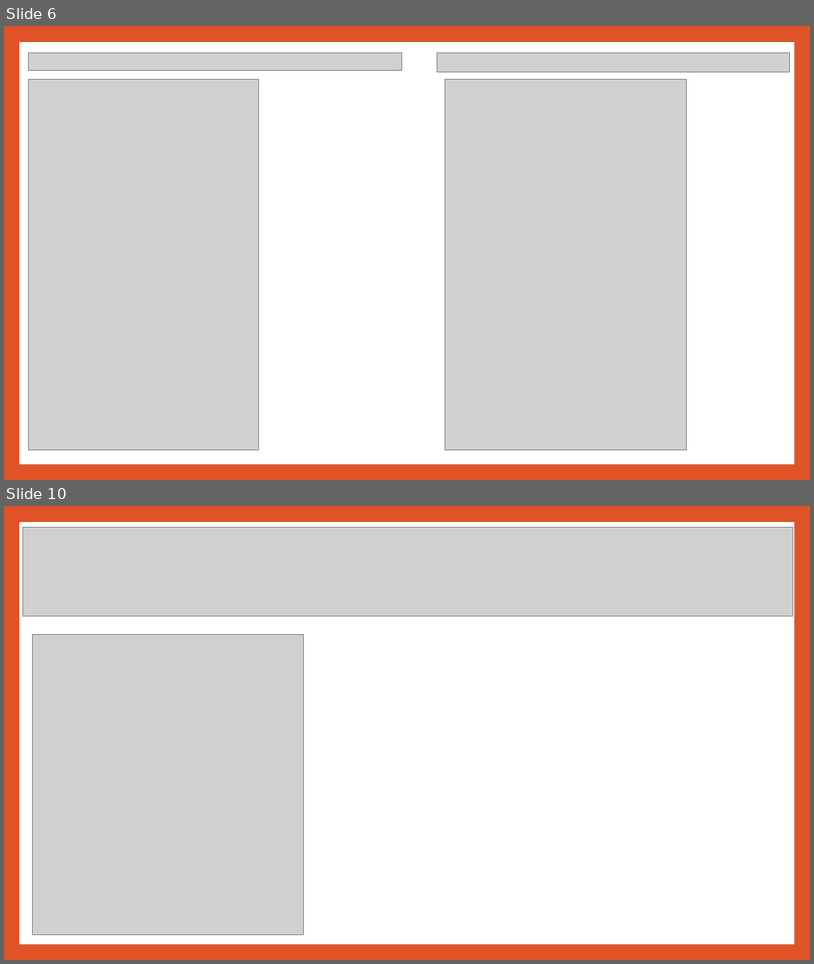
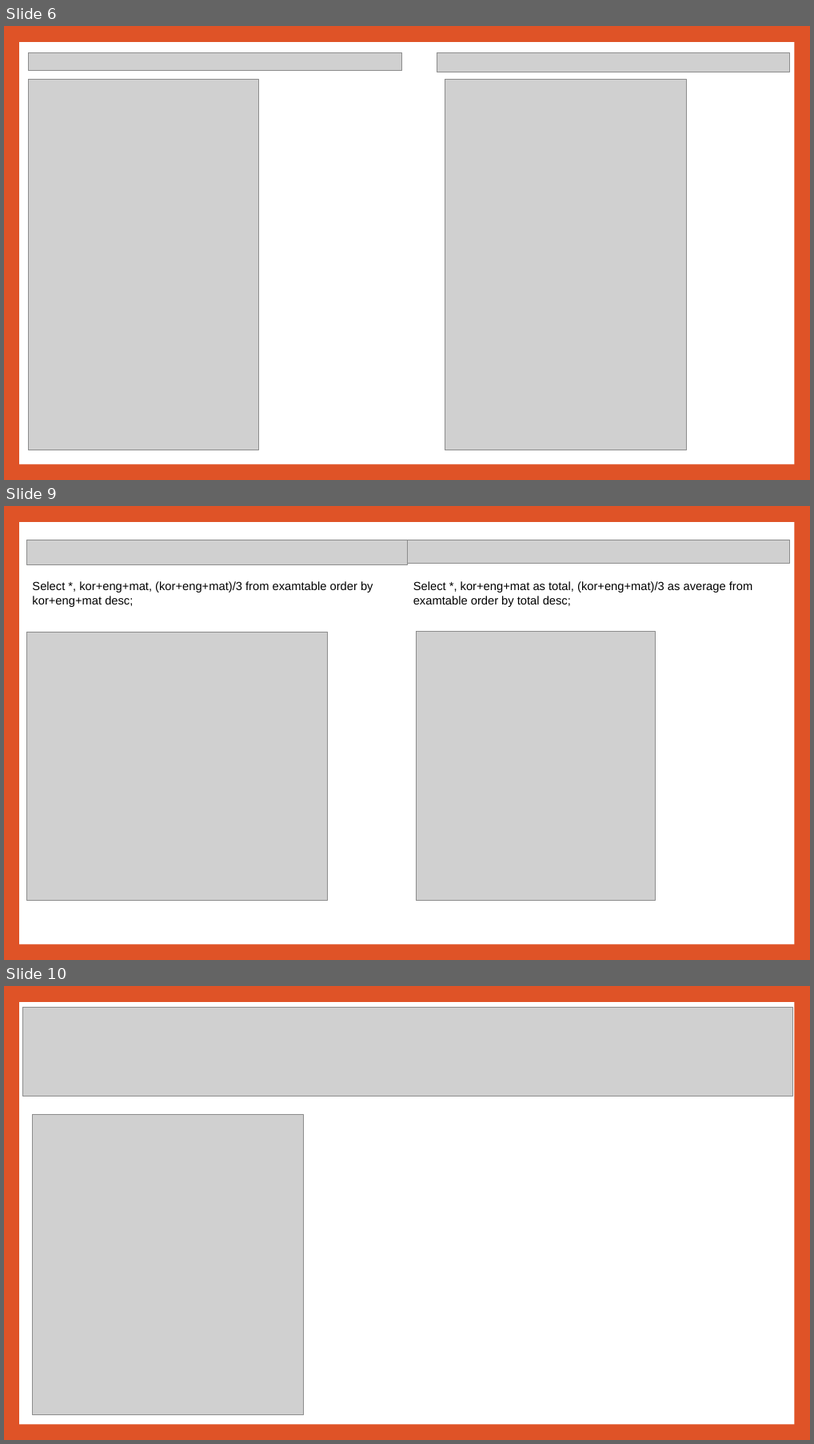
Before and after one commit to noheul1030/KOPO-database, a slide deck: 과제PPT/데이터베이스 3강.pptx. Shown one above the other, each under a label of ours: slides 6 and 10 before the commit, slides 6, 9 and 10 after it; the slides between them are not shown. The pictures are 814x964 and 814x1444 pixels, drawn with LibreOffice and Linux fonts; fonts in the diff are those of the drawing; grey boxes stand for pictures. Boxes give left, top, right and bottom in pixels: in the first picture for what was removed or moved away, otherwise in the second. Text is boxed around its words. In the diff, an @@ line names an element or a change of style, - is before the commit and + after.

```diff
--- a/과제PPT/데이터베이스 3강.pptx
+++ b/과제PPT/데이터베이스 3강.pptx
@@ slide 9 added at [4,506,810,960], background #DF5327; not listed: 1 template element that a slide beside it also shows @@
@@ picture added at [26,540,407,564] @@
@@ picture added at [407,540,790,563] @@
@@ text added at [32,581,374,607], 14 pt, text #000000 @@
+Select *, kor+eng+mat, (kor+eng+mat)/3 from examtable order by kor+eng+mat desc;
@@ text added at [414,581,753,607], 14 pt, text #000000 @@
+Select *, kor+eng+mat as total, (kor+eng+mat)/3 as average from examtable order by total desc;
@@ picture added at [26,632,328,900] @@
@@ picture added at [417,632,655,900] @@
```
Also in this commit, not shown: 2 slides changed, 22 other slides added, 14 slides removed.
